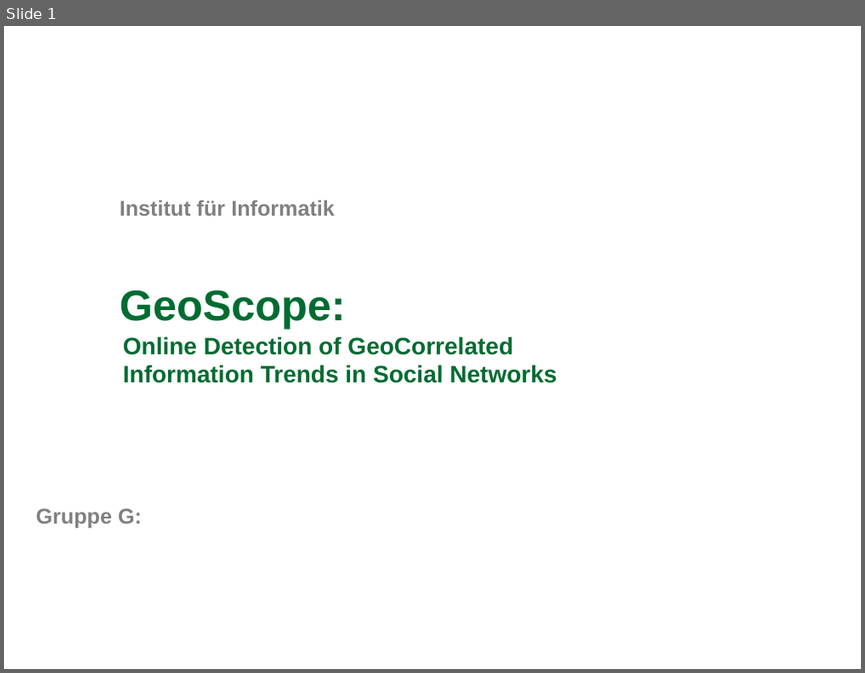
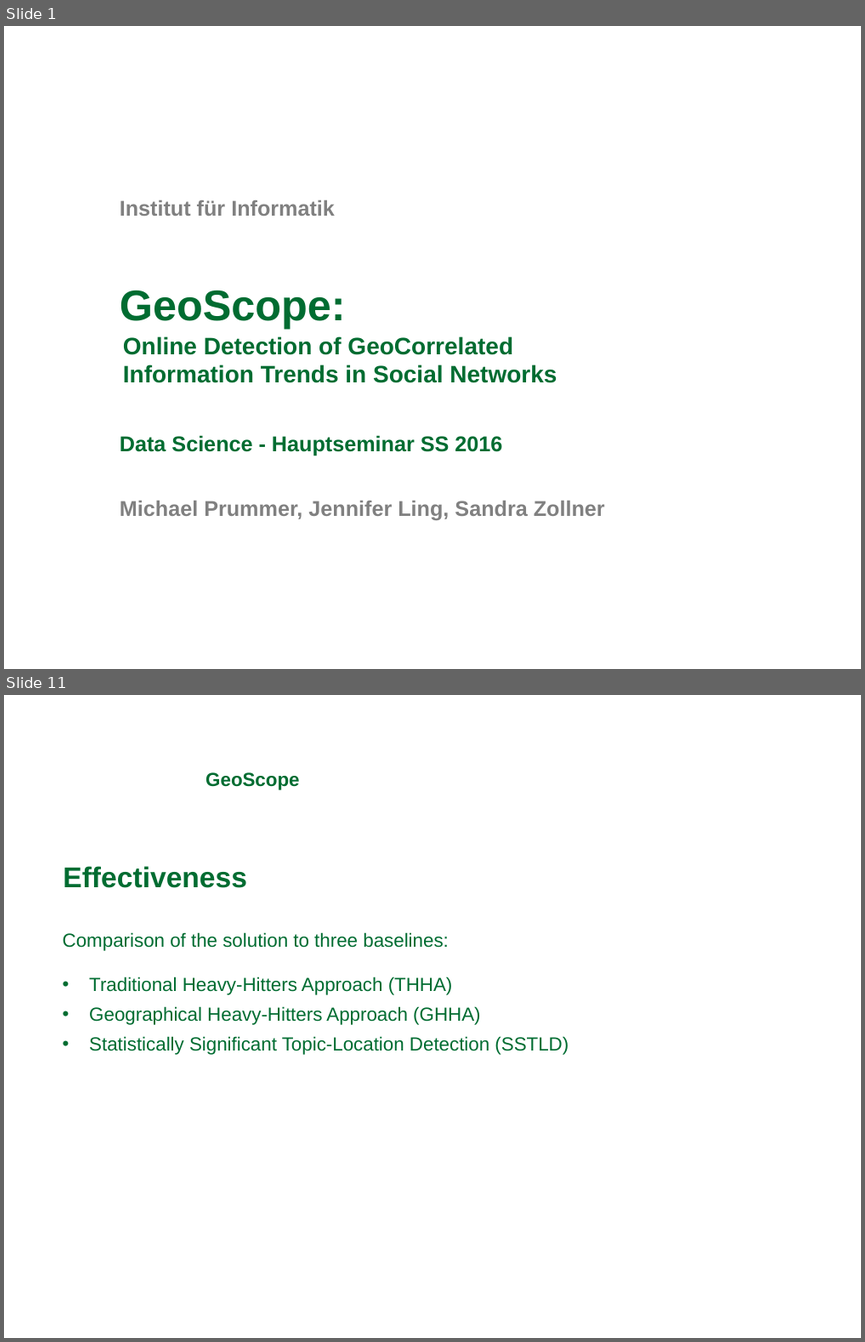
Before and after one commit to michaelprummer/datascience, a slide deck: GeoScope/DataScience1.ppt. Shown one above the other, each under a label of ours: slide 1 before the commit, slides 1 and 11 after it; the slides between them are not shown. The pictures are 865x673 and 865x1342 pixels, drawn with LibreOffice and Linux fonts; fonts in the diff are those of the drawing; background and template pictures are left out. Boxes give left, top, right and bottom in pixels: in the first picture for what was removed or moved away, otherwise in the second. Text is boxed around its words. In the diff, an @@ line names an element or a change of style, - is before the commit and + after.

```diff
--- a/GeoScope/DataScience1.ppt
+++ b/GeoScope/DataScience1.ppt
@@ slide 11 added at (x1=4, y1=695, x2=861, y2=1338), background picture (left out) @@
@@ text added at (x1=205, y1=772, x2=299, y2=790), 16 pt, text #006C31, bold @@
+GeoScope
@@ text added at (x1=63, y1=866, x2=247, y2=888), 24 pt, text #006C31, bold @@
+Effectiveness
@@ text added at (x1=63, y1=932, x2=568, y2=1055), 16 pt, text #006C31 @@
+Comparison of the solution to three baselines:
+• Traditional Heavy-Hitters Approach (THHA)
+• Geographical Heavy-Hitters Approach (GHHA)
+• Statistically Significant Topic-Location Detection (SSTLD)
@@ slide 1 changed as well @@
@@ text at (x1=120, y1=435, x2=502, y2=456): text changed; text colour #808080 to #006C31 @@
-Gruppe G:
+Data Science - Hauptseminar SS 2016
@@ text added at (x1=120, y1=500, x2=605, y2=520), 18 pt, text #808080, bold @@
+Michael Prummer, Jennifer Ling, Sandra Zollner
```
Also in this commit, not shown: 11 other slides added, 1 slide removed, 1 other file.
